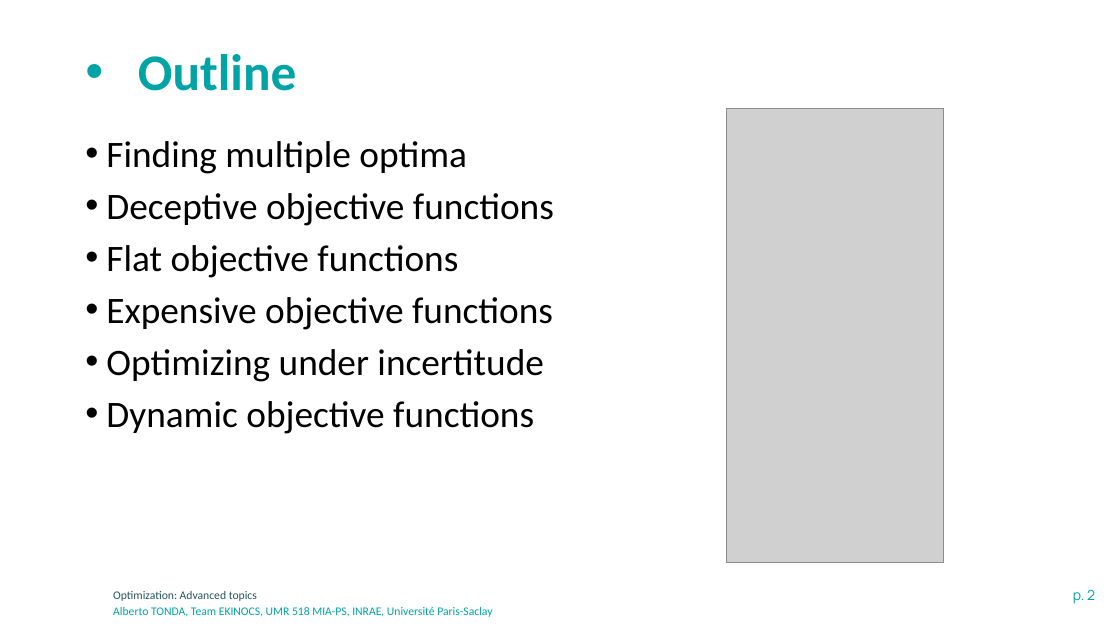
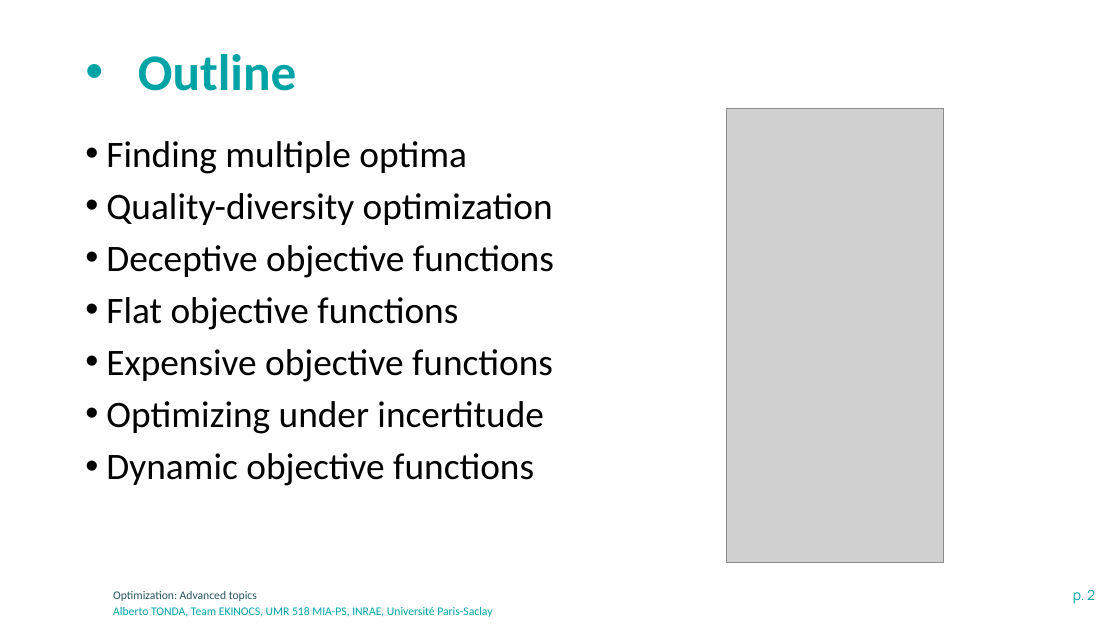
Before and after one commit to albertotonda/teaching, a slide deck: slide 2 of optimization-methods-for-artificial-intelligence/optimization-advanced.pptx. Drawn at 1120x630 pixels with LibreOffice and Linux fonts; fonts in the diff are those of the drawing; grey boxes stand for pictures; background and template pictures are left out. Boxes give left, top, right and bottom in pixels: in the first picture for what was removed or moved away, otherwise in the second. Text is boxed around its words. In the diff, an @@ line names an element or a change of style, - is before the commit and + after.

```diff
--- a/optimization-methods-for-artificial-intelligence/optimization-advanced.pptx
+++ b/optimization-methods-for-artificial-intelligence/optimization-advanced.pptx
@@ text at <box>106,193,553,225</box>: paragraph added @@
+• Quality-diversity optimization
```
Also in this commit, not shown: 2 other slides changed, 3 slides added, 14 other files.
